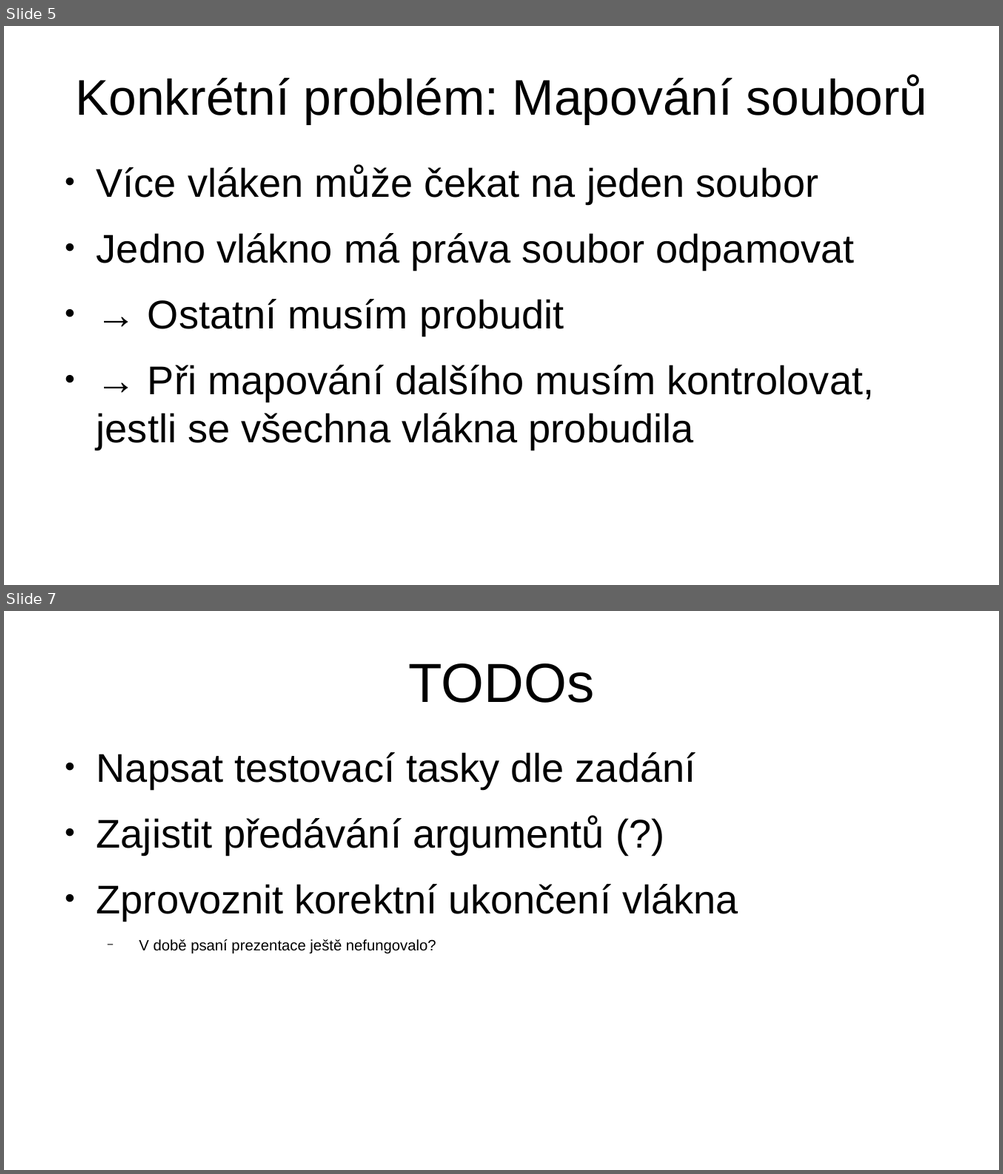
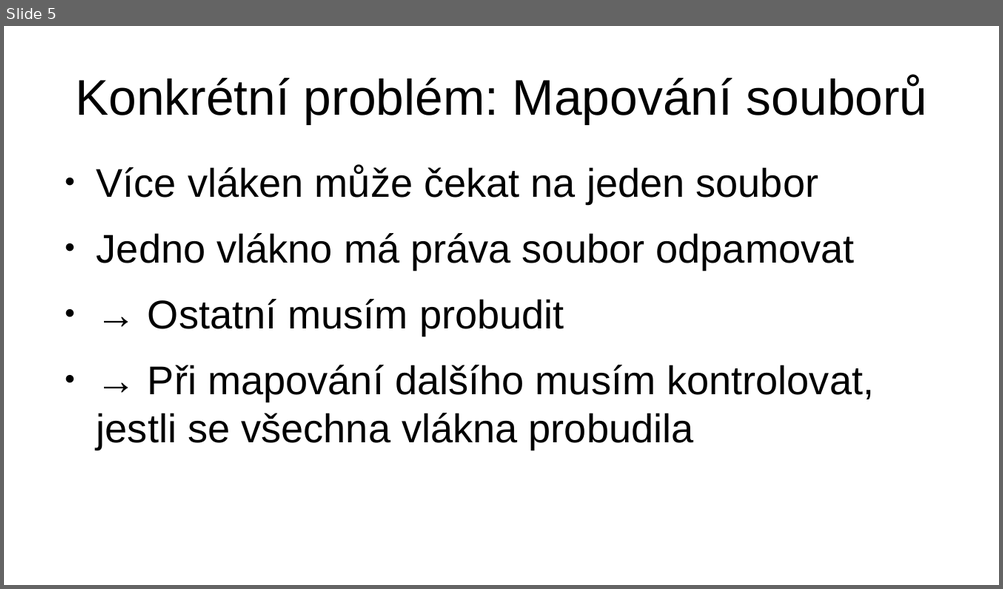
Before and after one commit to Hejdula/KIV-RTOS, a slide deck: doc/os_prezentace.odp. Shown one above the other, each under a label of ours: slides 5 and 7 before the commit, slide 5 after it; the slides between them are not shown. The pictures are 1003x1174 and 1003x589 pixels, drawn with LibreOffice and Linux fonts; fonts in the diff are those of the drawing. Boxes give left, top, right and bottom in pixels: in the first picture for what was removed or moved away, otherwise in the second. Text is boxed around its words. In the diff, an @@ line names an element or a change of style, - is before the commit and + after.

Commit message:
prezentace

```diff
--- a/doc/os_prezentace.odp
+++ b/doc/os_prezentace.odp
@@ slide 7 removed at [4, 611, 999, 1170], background #FFFFFF @@
@@ title removed at [408, 664, 594, 703] @@
-TODOs
@@ text removed at [96, 752, 738, 954] @@
-● Napsat testovací tasky dle zadání
-● Zajistit předávání argumentů (?)
-● Zprovoznit korektní ukončení vlákna
-  − V době psaní prezentace ještě nefungovalo?
```
Also in this commit, not shown: 4 slides added, 1 other slide removed.
